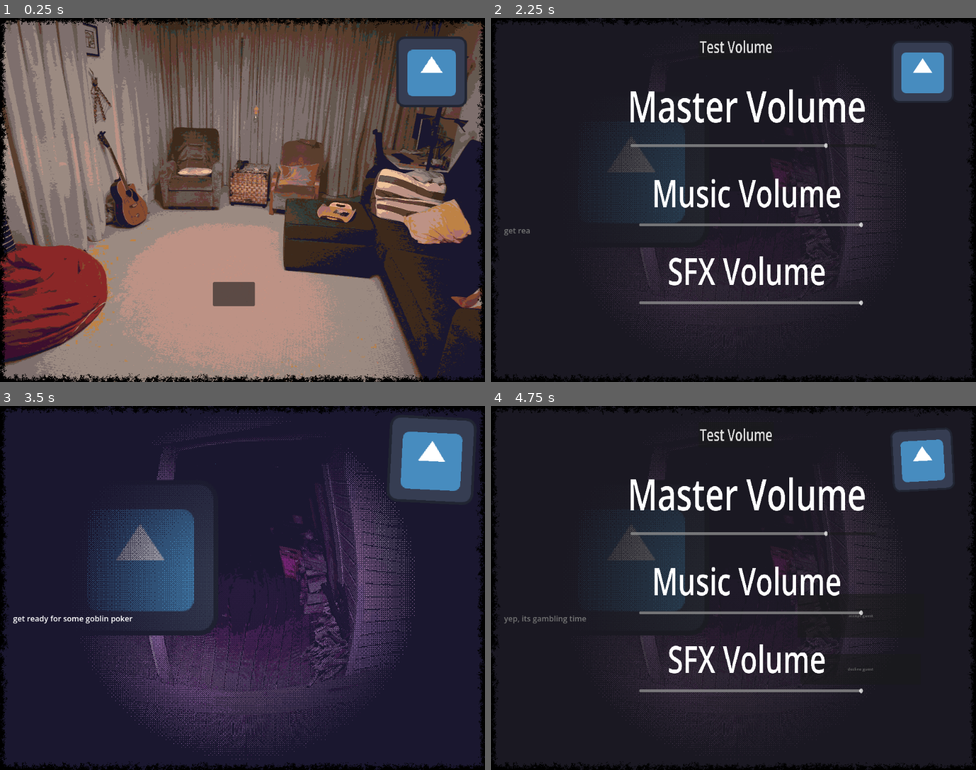
Above: before the commit, frames 1-4 (two rows, left to right).
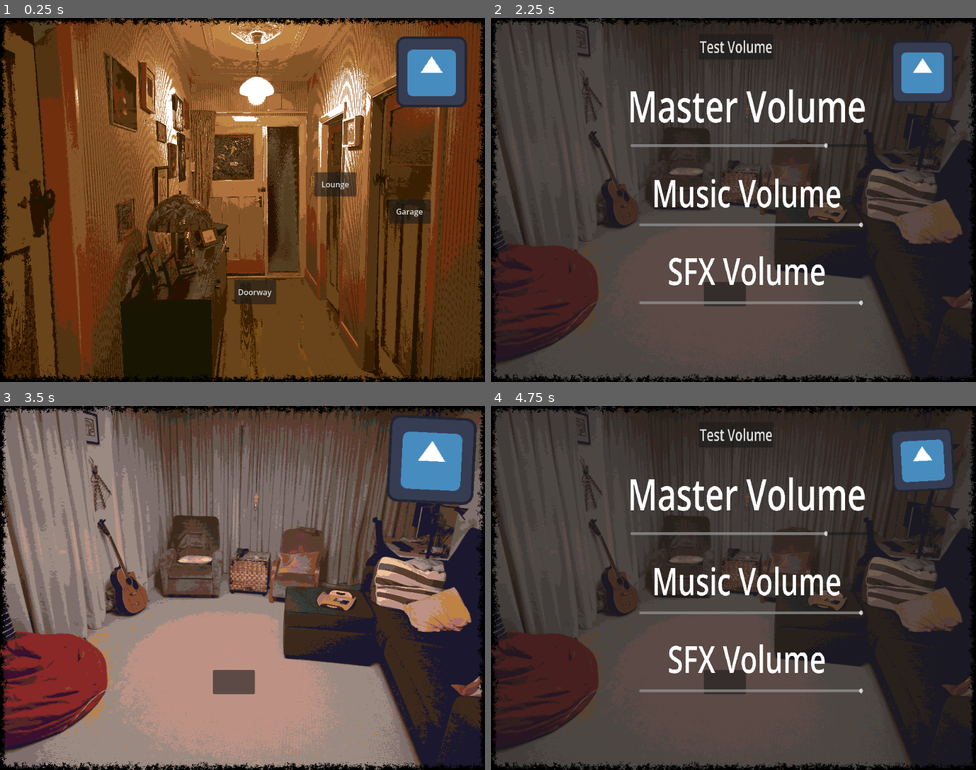
Above: after the commit, the same moments.

Repository: howarja/Vampire-Game
Game: Godot game, scene res://startScene.tscn
The game is run twice, just before and just after one commit, with the same random seed, the same clock (stepped at 60 frames per second) and the same inputs. This scene is started directly instead of the project's main scene. The engine's default icon, where the game draws it, is replaced by a stand-in: a white triangle on a blue panel in a dark square.
Inputs (mouse positions are in pixels of both pictures, inside the frame that each line leads up to; where the layout moved, square brackets give the same spot in the first picture):
- Up to frame 1 (0.25 s): no input
- Up to frame 2 (2.25 s): click (825, 185) [723, 294] at 0.5 s; click (922, 72) at 1.25 s; click (723, 294) at 2.02 s
- Up to frame 3 (3.5 s): click (431, 460) at 2.75 s
- Up to frame 4 (4.75 s): click (922, 460) at 3.5 s; click (723, 682) at 4.27 s

The runs differ from the first frame. In frame 1, 90% of the frame differs, in the area x 0-100%, y 0-100%; in frame 2, 66%; in frame 3, 84%; in frame 4, 65%.

Commit message:
added in the room

Diff:
--- a/startScene.tscn
+++ b/startScene.tscn
@@ -15,7 +15,10 @@
 [ext_resource type="Shader" uid="uid://bcfj11konudyk" path="res://fisheye.gdshader" id="8_2l27o"]
 [ext_resource type="Script" uid="uid://dp7tlannev5hr" path="res://room.gd" id="8_f32hw"]
 [ext_resource type="Script" uid="uid://bcpjncrq7w8e3" path="res://peep_hole.gd" id="9_tjtsx"]
+[ext_resource type="Texture2D" uid="uid://cfeeuq7fj2ixv" path="res://Sprites/areas/InsideGarage2.png" id="12_3h27y"]
 [ext_resource type="Script" uid="uid://syofd8amwhw8" path="res://doorway_manager.gd" id="12_8yb6a"]
+[ext_resource type="Texture2D" uid="uid://dchyre33bh0lo" path="res://Sprites/areas/Insidehallway.png" id="12_ii36o"]
+[ext_resource type="Texture2D" uid="uid://djfjfvhgairv1" path="res://Sprites/areas/Doorway.png" id="13_kopt5"]
 [ext_resource type="Script" uid="uid://dep647b6vlno6" path="res://character_manager.gd" id="14_jsjc1"]
 [ext_resource type="Script" uid="uid://byskr8hlcn2vi" path="res://Scripts/character.gd" id="15_tjtsx"]
 [ext_resource type="Script" uid="uid://cldxtjjlmpc50" path="res://ending.gd" id="18_3vjno"]
@@ -36,8 +39,8 @@
 
 [node name="PlayerManager" type="Node2D" parent="." unique_id=374783410 node_paths=PackedStringArray("currentArea", "hallway")]
 script = ExtResource("5_qlfe6")
-currentArea = NodePath("../CanvasLayer/Lounge")
-hallway = NodePath("../CanvasLayer/Lounge")
+currentArea = NodePath("../CanvasLayer/Hallway")
+hallway = NodePath("../CanvasLayer/Hallway")
 
 [node name="CharacterManager" type="Node2D" parent="." unique_id=779009452]
 script = ExtResource("14_jsjc1")
@@ -48,6 +51,7 @@
 transform = Transform2D(1, 0, 0, 1, 500, 375)
 
 [node name="Lounge" type="Sprite2D" parent="CanvasLayer" unique_id=1352087972 node_paths=PackedStringArray("movementButtons", "characters")]
+visible = false
 texture = ExtResource("4_vj0vq")
 script = ExtResource("8_f32hw")
 movementButtons = [NodePath("movementButton")]
@@ -59,7 +63,7 @@
 offset_right = 25.420197
 offset_bottom = 218.51634
 script = ExtResource("3_jmrrm")
-newArea = NodePath("../../peepHole")
+newArea = NodePath("../../Hallway")
 
 [node name="InteractableCharacter" type="Area2D" parent="CanvasLayer/Lounge" unique_id=656916129]
 position = Vector2(-232.20422, -82.12696)
@@ -124,20 +128,6 @@
 offset_bottom = 32.0
 text = "Cake"
 
-[node name="Underground" type="Sprite2D" parent="CanvasLayer" unique_id=174614199 node_paths=PackedStringArray("movementButtons")]
-visible = false
-texture = ExtResource("6_avnbb")
-script = ExtResource("8_f32hw")
-movementButtons = [NodePath("movementButton")]
-
-[node name="movementButton" type="Button" parent="CanvasLayer/Underground" unique_id=375303595 node_paths=PackedStringArray("newArea")]
-offset_left = -61.106384
-offset_top = 168.65355
-offset_right = 25.420197
-offset_bottom = 218.51634
-script = ExtResource("3_jmrrm")
-newArea = NodePath("../../Lounge")
-
 [node name="peepHole" type="Sprite2D" parent="CanvasLayer" unique_id=195838583 node_paths=PackedStringArray("characterSprite", "maxTimer", "movementButtons")]
 visible = false
 material = SubResource("ShaderMaterial_jsjc1")
@@ -154,7 +144,7 @@
 offset_right = 44.61989
 offset_bottom = 182.00464
 script = ExtResource("3_jmrrm")
-newArea = NodePath("../../Lounge")
+newArea = NodePath("../../Hallway")
 
 [node name="Sprite2D" type="Sprite2D" parent="CanvasLayer/peepHole" unique_id=1678730477]
 position = Vector2(-210.6948, -62.08409)
@@ -167,6 +157,101 @@
 texture = ExtResource("4_qlfe6")
 vframes = 3
 frame = 2
+
+[node name="Hallway" type="Sprite2D" parent="CanvasLayer" unique_id=581124047 node_paths=PackedStringArray("movementButtons")]
+texture = ExtResource("12_ii36o")
+script = ExtResource("8_f32hw")
+movementButtons = [NodePath("movementButton")]
+
+[node name="movementButton" type="Button" parent="CanvasLayer/Hallway" unique_id=1235997405 node_paths=PackedStringArray("newArea")]
+offset_left = 148.0
+offset_top = -57.000015
+offset_right = 234.52658
+offset_bottom = -7.1372223
+text = "Lounge"
+script = ExtResource("3_jmrrm")
+newArea = NodePath("../../Lounge")
+
+[node name="movementButton2" type="Button" parent="CanvasLayer/Hallway" unique_id=188149822 node_paths=PackedStringArray("newArea")]
+offset_left = 302.0
+offset_top = -1.0000153
+offset_right = 388.52658
+offset_bottom = 48.862778
+text = "Garage"
+script = ExtResource("3_jmrrm")
+newArea = NodePath("../../Garage")
+
+[node name="movementButton3" type="Button" parent="CanvasLayer/Hallway" unique_id=1415821590 node_paths=PackedStringArray("newArea")]
+offset_left = -17.0
+offset_top = 164.99998
+offset_right = 69.52658
+offset_bottom = 214.86278
+text = "Doorway"
+script = ExtResource("3_jmrrm")
+newArea = NodePath("../../Doorway")
+
+[node name="Doorway" type="Sprite2D" parent="CanvasLayer" unique_id=78017150 node_paths=PackedStringArray("movementButtons")]
+visible = false
+texture = ExtResource("13_kopt5")
+script = ExtResource("8_f32hw")
+movementButtons = [NodePath("movementButton"), NodePath("movementButton2")]
+
+[node name="movementButton" type="Button" parent="CanvasLayer/Doorway" unique_id=1504971743 node_paths=PackedStringArray("newArea")]
+offset_left = -97.0
+offset_top = 268.0
+offset_right = -10.473419
+offset_bottom = 317.8628
+text = "Hallway"
+script = ExtResource("3_jmrrm")
+newArea = NodePath("../../Hallway")
+
+[node name="movementButton2" type="Button" parent="CanvasLayer/Doorway" unique_id=1311128301 node_paths=PackedStringArray("newArea")]
+offset_left = -131.0
+offset_top = -138.0
+offset_right = -44.47342
+offset_bottom = -88.13721
+text = "Peephole"
+script = ExtResource("3_jmrrm")
+newArea = NodePath("../../peepHole")
+
+[node name="Garage" type="Sprite2D" parent="CanvasLayer" unique_id=1752562995 node_paths=PackedStringArray("movementButtons")]
+visible = false
+texture = ExtResource("12_3h27y")
+script = ExtResource("8_f32hw")
+movementButtons = [NodePath("movementButton"), NodePath("movementButton2")]
+
+[node name="movementButton" type="Button" parent="CanvasLayer/Garage" unique_id=1244336808 node_paths=PackedStringArray("newArea")]
+offset_left = 58.0
+offset_top = 234.99998
+offset_right = 144.52658
+offset_bottom = 284.8628
+text = "Hallway"
+script = ExtResource("3_jmrrm")
+newArea = NodePath("../../Hallway")
+
+[node name="movementButton2" type="Button" parent="CanvasLayer/Garage" unique_id=1957635642 node_paths=PackedStringArray("newArea")]
+offset_left = -441.0
+offset_top = 57.999985
+offset_right = -354.47342
+offset_bottom = 107.86279
+text = "Basement"
+script = ExtResource("3_jmrrm")
+newArea = NodePath("../../Basement")
+
+[node name="Basement" type="Sprite2D" parent="CanvasLayer" unique_id=174614199 node_paths=PackedStringArray("movementButtons")]
+visible = false
+texture = ExtResource("6_avnbb")
+script = ExtResource("8_f32hw")
+movementButtons = [NodePath("movementButton")]
+
+[node name="movementButton" type="Button" parent="CanvasLayer/Basement" unique_id=375303595 node_paths=PackedStringArray("newArea")]
+offset_left = -61.106384
+offset_top = 168.65355
+offset_right = 25.420197
+offset_bottom = 218.51634
+text = "Garage"
+script = ExtResource("3_jmrrm")
+newArea = NodePath("../../Garage")
 
 [node name="ConversationManager" type="Control" parent="CanvasLayer" unique_id=648713796 node_paths=PackedStringArray("text", "buttonContainer", "exitButton", "killButton")]
 layout_mode = 3
